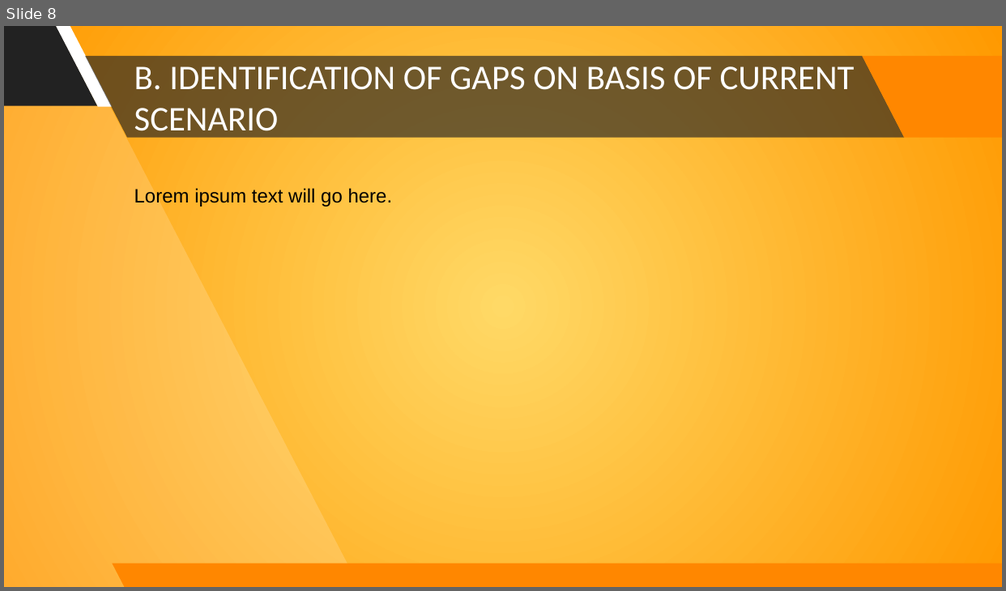
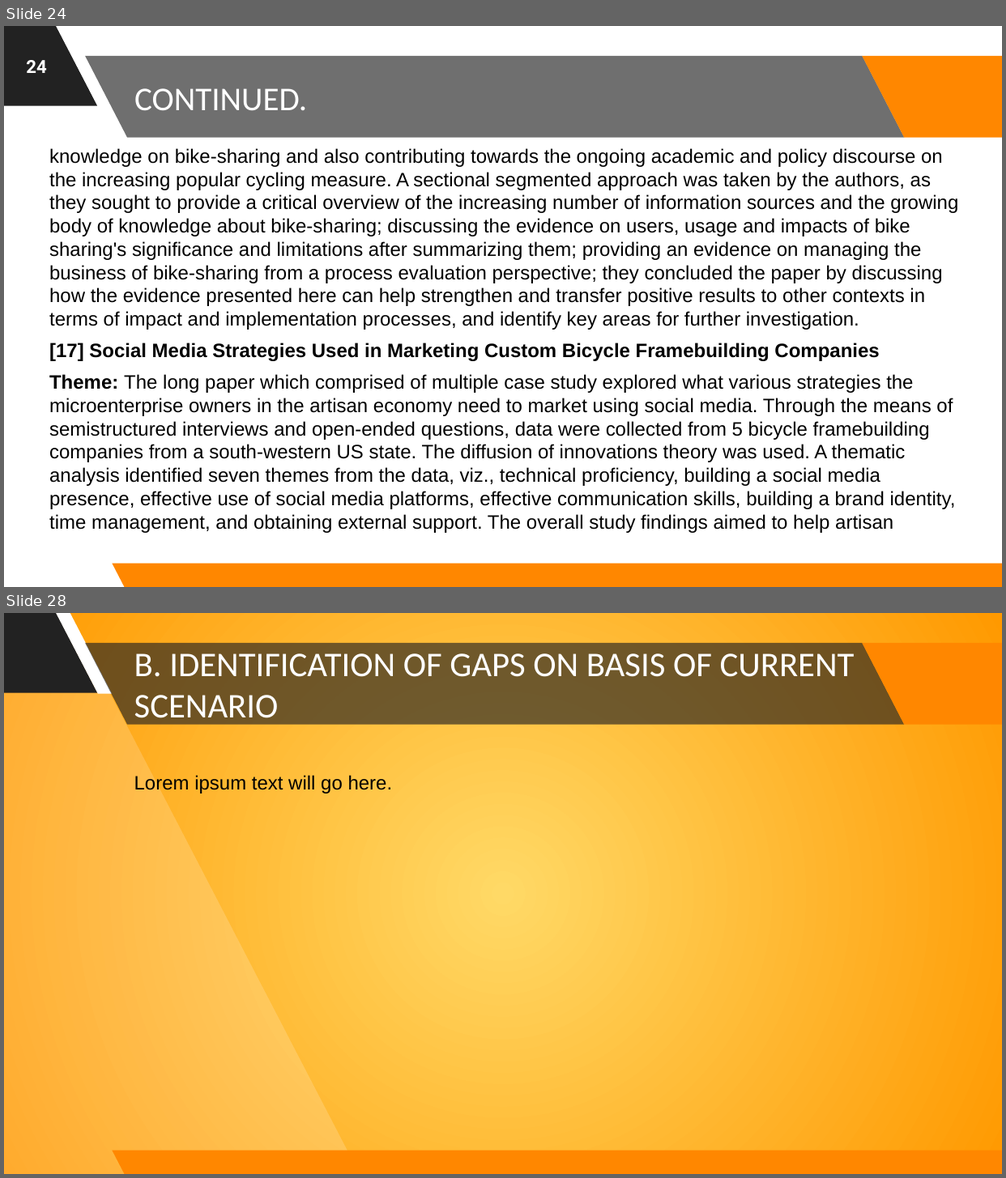
Before and after one commit to astrodestroyergithub/Divvy-Bike-Share, a slide deck: PPTS/19BCE1156_Tamojit_Roy_Capstone_Project_B.Tech_CSE_2019-23_Review-1.pptx. Shown one above the other, each under a label of ours: slide 8 before the commit, slides 24 and 28 after it; the slides between them are not shown. The pictures are 1006x591 and 1006x1178 pixels, drawn with LibreOffice and Linux fonts; fonts in the diff are those of the drawing; background and template pictures are left out. Boxes give left, top, right and bottom in pixels: in the first picture for what was removed or moved away, otherwise in the second. Text is boxed around its words. In the diff, an @@ line names an element or a change of style, - is before the commit and + after.

Commit message:
Written Themes-Discoverd-in-Review in Review-1 PPT

```diff
--- a/PPTS/19BCE1156_Tamojit_Roy_Capstone_Project_B.Tech_CSE_2019-23_Review-1.pptx
+++ b/PPTS/19BCE1156_Tamojit_Roy_Capstone_Project_B.Tech_CSE_2019-23_Review-1.pptx
@@ slide 24 added at [4, 26, 1002, 587], background picture (left out); not listed: 6 template elements that a slide beside it also shows @@
@@ page number added at [26, 60, 46, 73], 13 pt, text #FFFFFF, bold @@
+24
@@ title added at [134, 88, 307, 110], 24 pt, text #FFFFFF @@
+CONTINUED.
@@ text added at [49, 148, 958, 510], 14 pt, text #000000 @@
+knowledge on bike-sharing and also contributing towards the ongoing academic and policy discourse on the increasing popular cycling measure. A sectional segmented approach was taken by the authors, as they sought to provide a critical overview of the increasing number of information sources and the growing body of knowledge about bike-sharing; discussing the evidence on users, usage and impacts of bike sharing's significance and limitations after summarizing them; providing an evidence on managing the business of bike-sharing from a process evaluation perspective; they concluded the paper by discussing how the evidence presented here can help strengthen and transfer positive results to other contexts in terms of impact and implementation processes, and identify key areas for further investigation.
+[17] Social Media Strategies Used in Marketing Custom Bicycle Framebuilding Companies
+Theme: The long paper which comprised of multiple case study explored what various strategies the microenterprise owners in the artisan economy need to market using social media. Through the means of semistructured interviews and open-ended questions, data were collected from 5 bicycle framebuilding companies from a south-western US state. The diffusion of innovations theory was used. A thematic analysis identified seven themes from the data, viz., technical proficiency, building a social media presence, effective use of social media platforms, effective communication skills, building a brand identity, time management, and obtaining external support. The overall study findings aimed to help artisan
@@ what was slide 8 is now slide 28 @@
```
Also in this commit, not shown: 6 slides changed, 19 other slides added, 1 other file.
